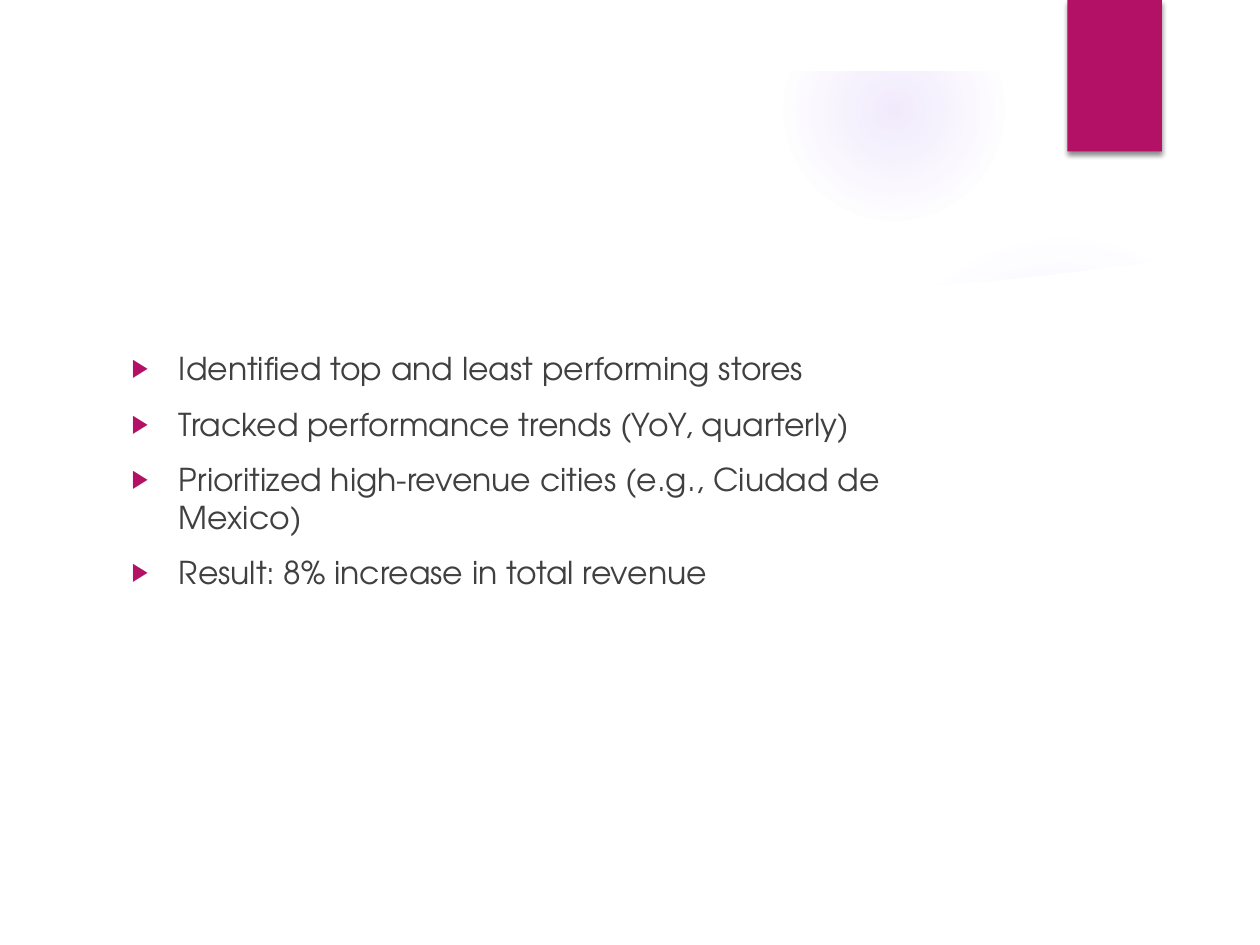
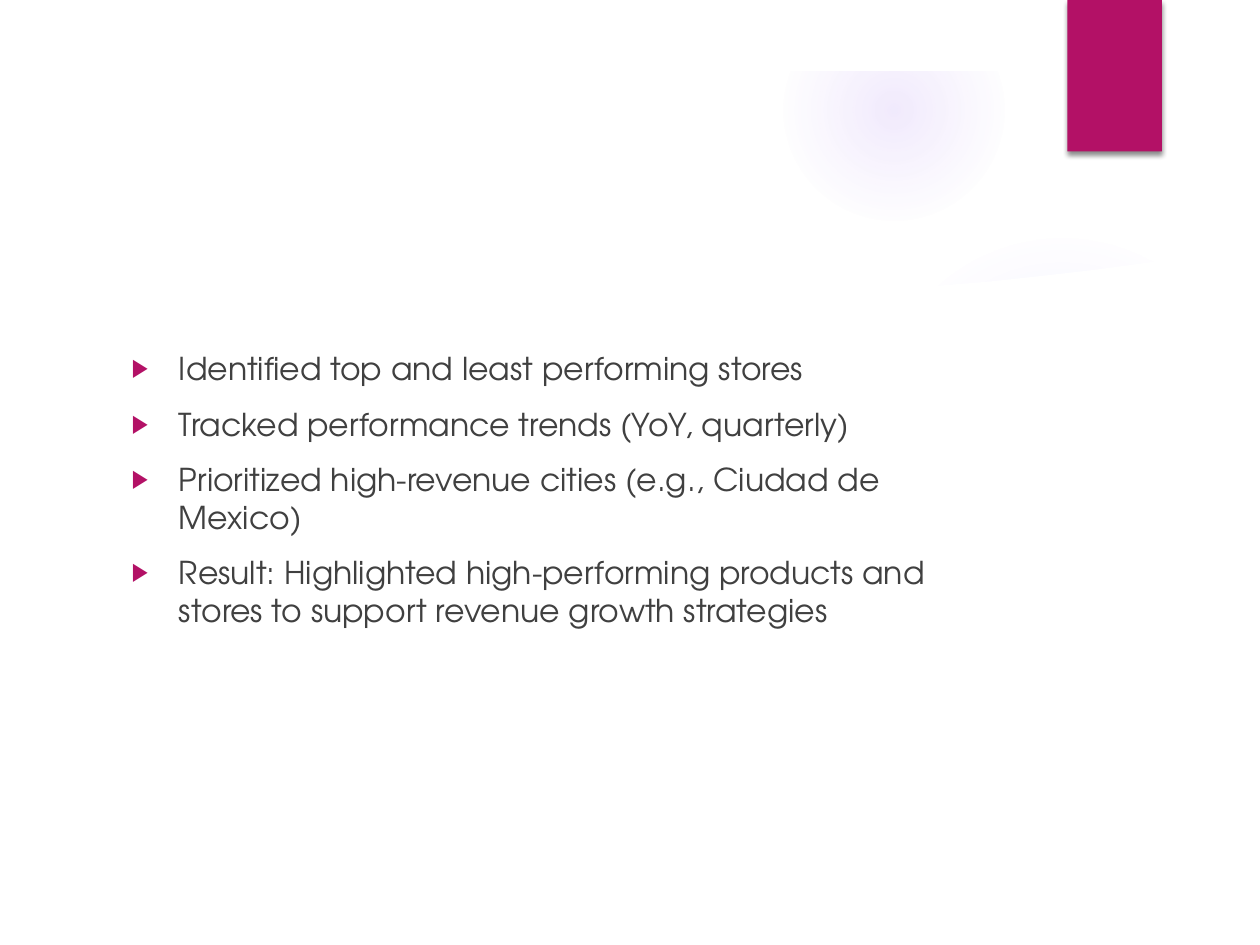
Before and after one commit to av3011/Data_Analyst_Projects, a slide deck: slide 7 of Multi_Store_Sales_Analysis/Multi_Store_Report.pptx. Drawn at 1260x945 pixels with LibreOffice and Linux fonts; fonts in the diff are those of the drawing; background and template pictures are left out. Boxes give left, top, right and bottom in pixels: in the first picture for what was removed or moved away, otherwise in the second. Text is boxed around its words. In the diff, an @@ line names an element or a change of style, - is before the commit and + after.

```diff
--- a/Multi_Store_Sales_Analysis/Multi_Store_Report.pptx
+++ b/Multi_Store_Sales_Analysis/Multi_Store_Report.pptx
@@ text at (x1=179, y1=560, x2=924, y2=629): text changed @@
-▶ Result: 8% increase in total revenue
+▶ Result: Highlighted high-performing products and stores to support revenue growth strategies
```
Also in this commit, not shown: 1 other slide changed, 1 other file.
